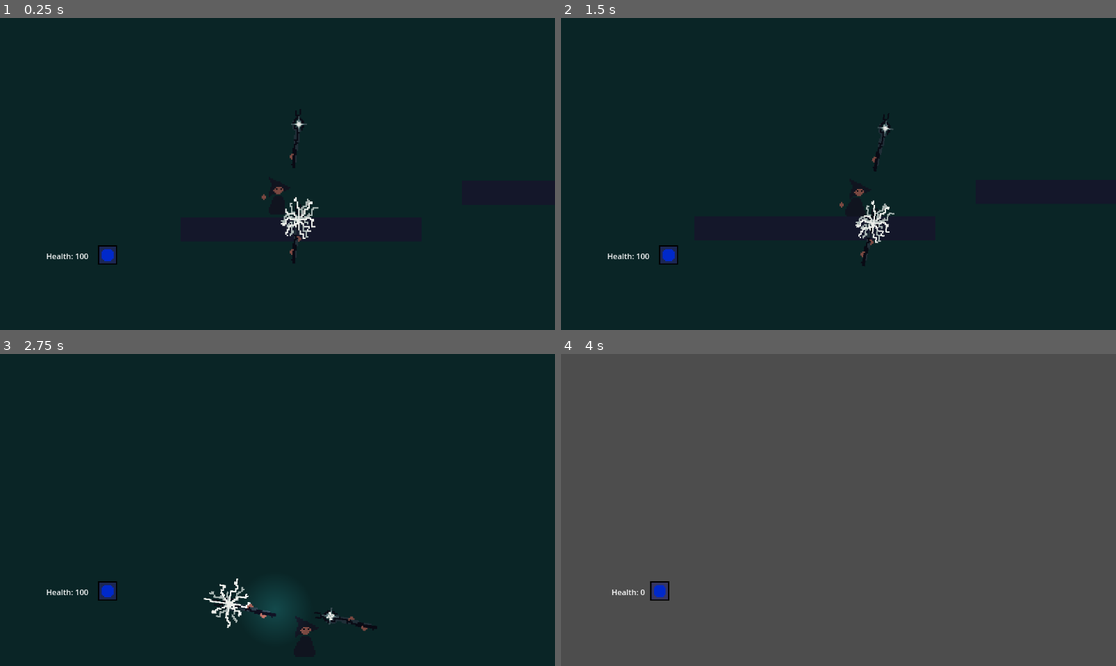
Above: before the commit, frames 1-4 (two rows, left to right).
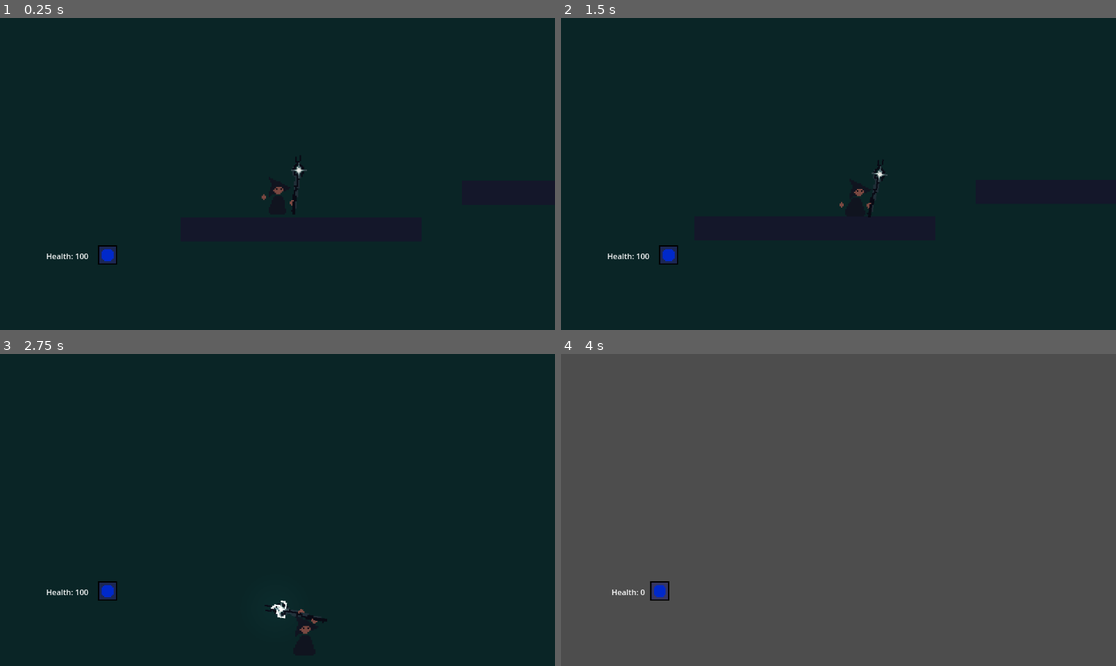
Above: after the commit, the same moments.

Repository: AthertonRoamer/Newton
Game: Godot game, scene res://test_world/test_world.tscn
The game is run twice, just before and just after one commit, with the same random seed, the same clock (stepped at 60 frames per second) and the same inputs. This scene is started directly instead of the project's main scene.
Inputs (mouse positions are in pixels of both pictures, inside the frame that each line leads up to):
- Up to frame 1 (0.25 s): no input
- Up to frame 2 (1.5 s): move the mouse to (960, 158) at 0.52 s; press the mouse at (960, 158) at 0.53 s; hold D (player_right) from 0.53 s (still down); tap W (player_jump) at 0.77 s; move the mouse to (727, 189) at 1.27 s; release the mouse at (727, 189) at 1.28 s; tap Shift (player_sprint) at 1.35 s
- Up to frame 3 (2.75 s): tap W (player_jump) at 1.52 s; move the mouse to (333, 441) at 2.02 s; release D (player_right) at 2.03 s; press the mouse at (333, 441) at 2.03 s; hold A (player_left) from 2.03 s (still down)
- Up to frame 4 (4 s): move the mouse to (810, 572) at 2.77 s; release A (player_left) at 2.78 s; release the mouse at (810, 572) at 2.78 s; hold D (player_right) from 2.78 s (still down); tap Shift (player_sprint) at 2.85 s; tap W (player_jump) at 3.02, 3.77 s; move the mouse to (1005, 556) at 3.52 s; press the mouse at (1005, 556) at 3.53 s

The runs differ from the first frame. In frame 1, 0.7% of the frame differs, in the area x 50-58%, y 29-79%; in frame 2, 0.6%; in frame 3, 0.9%, in the area x 36-68%, y 71-90%; in frame 4, nothing differs.

Commit message:
added wind

Diff:
--- a/Newton/player/player.gd
+++ b/Newton/player/player.gd
@@ -166,7 +166,7 @@
 func player_animations():
 	if charging:
 		if !charged:
-			anim_p.play("charging")
+			anim_p.play("wind_charging")
 	else:
 		if is_on_floor():
 			if walking:
@@ -193,3 +193,6 @@
 	if anim_name == "charging":
 		charged = true
 		anim_p.play("full_charged")
+	elif anim_name == "wind_charging":
+		charged = true
+		anim_p.play("wind_charged")
--- a/Newton/player/player.tscn
+++ b/Newton/player/player.tscn
@@ -765,6 +765,147 @@
 "values": [false]
 }
 
+[sub_resource type="Animation" id="Animation_8liq7"]
+resource_name = "wind_charging"
+length = 0.9
+tracks/0/type = "value"
+tracks/0/imported = false
+tracks/0/enabled = true
+tracks/0/path = NodePath("staff:frame")
+tracks/0/interp = 1
+tracks/0/loop_wrap = true
+tracks/0/keys = {
+"times": PackedFloat32Array(0, 0.1, 0.2, 0.3, 0.4, 0.5, 0.6, 0.7, 0.8),
+"transitions": PackedFloat32Array(1, 1, 1, 1, 1, 1, 1, 1, 1),
+"update": 1,
+"values": [13, 14, 15, 16, 17, 18, 19, 20, 21]
+}
+tracks/1/type = "value"
+tracks/1/imported = false
+tracks/1/enabled = true
+tracks/1/path = NodePath("Sprite2D:frame")
+tracks/1/interp = 1
+tracks/1/loop_wrap = true
+tracks/1/keys = {
+"times": PackedFloat32Array(0),
+"transitions": PackedFloat32Array(1),
+"update": 1,
+"values": [17]
+}
+tracks/2/type = "value"
+tracks/2/imported = false
+tracks/2/enabled = true
+tracks/2/path = NodePath("staff:position")
+tracks/2/interp = 1
+tracks/2/loop_wrap = true
+tracks/2/keys = {
+"times": PackedFloat32Array(0),
+"transitions": PackedFloat32Array(1),
+"update": 0,
+"values": [Vector2(0, 4.76837e-07)]
+}
+tracks/3/type = "value"
+tracks/3/imported = false
+tracks/3/enabled = true
+tracks/3/path = NodePath("staff:z_index")
+tracks/3/interp = 1
+tracks/3/loop_wrap = true
+tracks/3/keys = {
+"times": PackedFloat32Array(0),
+"transitions": PackedFloat32Array(1),
+"update": 1,
+"values": [1]
+}
+tracks/4/type = "value"
+tracks/4/imported = false
+tracks/4/enabled = true
+tracks/4/path = NodePath("Camera2D:zoom")
+tracks/4/interp = 1
+tracks/4/loop_wrap = true
+tracks/4/keys = {
+"times": PackedFloat32Array(0, 0.9),
+"transitions": PackedFloat32Array(1, 1),
+"update": 0,
+"values": [Vector2(1, 1), Vector2(1.1, 1.1)]
+}
+tracks/5/type = "value"
+tracks/5/imported = false
+tracks/5/enabled = true
+tracks/5/path = NodePath("staff/PointLight2D:visible")
+tracks/5/interp = 1
+tracks/5/loop_wrap = true
+tracks/5/keys = {
+"times": PackedFloat32Array(0),
+"transitions": PackedFloat32Array(1),
+"update": 1,
+"values": [true]
+}
+tracks/6/type = "value"
+tracks/6/imported = false
+tracks/6/enabled = true
+tracks/6/path = NodePath("staff/PointLight2D:energy")
+tracks/6/interp = 1
+tracks/6/loop_wrap = true
+tracks/6/keys = {
+"times": PackedFloat32Array(0, 0.9),
+"transitions": PackedFloat32Array(1, 1),
+"update": 0,
+"values": [0.0, 0.25]
+}
+
+[sub_resource type="Animation" id="Animation_kbru1"]
+resource_name = "wind_charged"
+length = 0.3
+loop_mode = 1
+tracks/0/type = "value"
+tracks/0/imported = false
+tracks/0/enabled = true
+tracks/0/path = NodePath("Sprite2D:frame")
+tracks/0/interp = 1
+tracks/0/loop_wrap = true
+tracks/0/keys = {
+"times": PackedFloat32Array(0),
+"transitions": PackedFloat32Array(1),
+"update": 1,
+"values": [17]
+}
+tracks/1/type = "value"
+tracks/1/imported = false
+tracks/1/enabled = true
+tracks/1/path = NodePath("staff:frame")
+tracks/1/interp = 1
+tracks/1/loop_wrap = true
+tracks/1/keys = {
+"times": PackedFloat32Array(0, 0.1, 0.2),
+"transitions": PackedFloat32Array(1, 1, 1),
+"update": 1,
+"values": [22, 23, 24]
+}
+tracks/2/type = "value"
+tracks/2/imported = false
+tracks/2/enabled = true
+tracks/2/path = NodePath("staff:z_index")
+tracks/2/interp = 1
+tracks/2/loop_wrap = true
+tracks/2/keys = {
+"times": PackedFloat32Array(0),
+"transitions": PackedFloat32Array(1),
+"update": 1,
+"values": [1]
+}
+tracks/3/type = "value"
+tracks/3/imported = false
+tracks/3/enabled = true
+tracks/3/path = NodePath("staff:position")
+tracks/3/interp = 1
+tracks/3/loop_wrap = true
+tracks/3/keys = {
+"times": PackedFloat32Array(0),
+"transitions": PackedFloat32Array(1),
+"update": 0,
+"values": [Vector2(0, 4.76837e-07)]
+}
+
 [sub_resource type="AnimationLibrary" id="AnimationLibrary_hnese"]
 _data = {
 "RESET": SubResource("Animation_hmqwr"),
@@ -774,7 +915,9 @@
 "idle": SubResource("Animation_xp5i7"),
 "jump": SubResource("Animation_roiha"),
 "walk_left": SubResource("Animation_j4miu"),
-"walk_right": SubResource("Animation_qynu2")
+"walk_right": SubResource("Animation_qynu2"),
+"wind_charged": SubResource("Animation_kbru1"),
+"wind_charging": SubResource("Animation_8liq7")
 }
 
 [node name="Player" type="CharacterBody2D" node_paths=PackedStringArray("spell_manager") groups=["damageable", "knockable"]]
@@ -805,7 +948,7 @@
 texture = ExtResource("4_wmyvf")
 offset = Vector2(15.2, -6.8)
 hframes = 8
-vframes = 2
+vframes = 4
 script = ExtResource("5_omt7o")
 
 [node name="PointLight2D" type="PointLight2D" parent="staff"]
Not shown: 1 places in Newton/player/player.tscn that only renumber resources
Not shown, added: Newton/player/spells-ss.png.import
